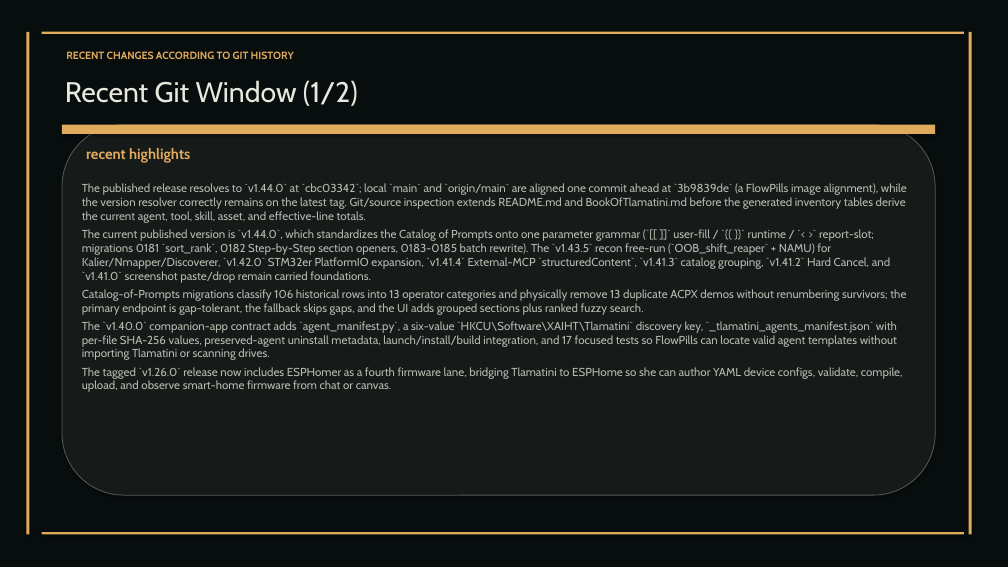
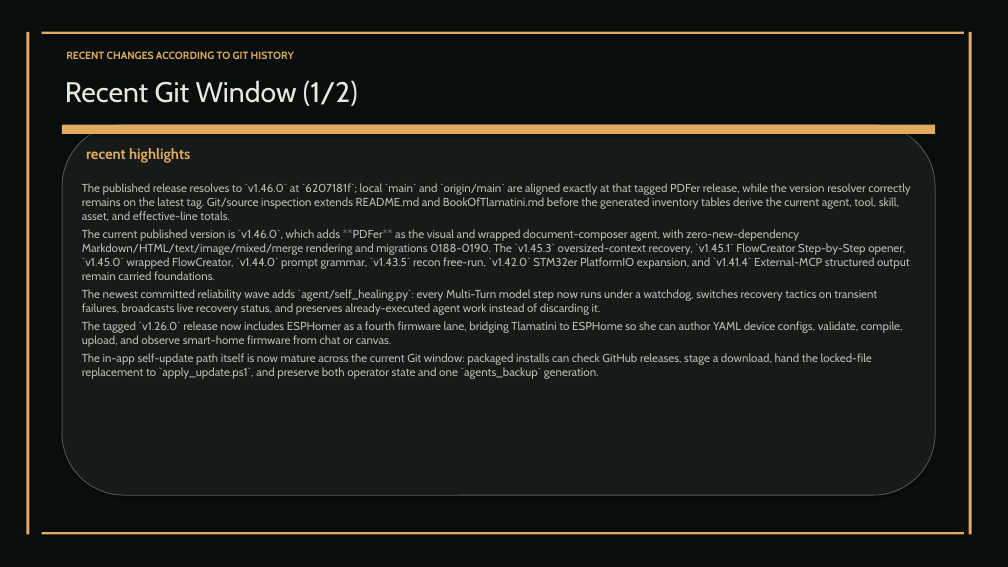
Before and after one commit to XAIHT/Tlamatini, a slide deck: slide 112 of Tlamatini_eXtended_Artificial_Intelligence_Humanly_Tempered.pptx (slide 111 before the commit). Drawn at 1008x567 pixels with LibreOffice and Linux fonts; fonts in the diff are those of the drawing. Boxes give left, top, right and bottom in pixels: in the first picture for what was removed or moved away, otherwise in the second. Text is boxed around its words. In the diff, an @@ line names an element or a change of style, - is before the commit and + after.

Commit message:
Bumping visual documentation to 1.46.0 to visual documentation, by angelahack1

```diff
--- a/Tlamatini_eXtended_Artificial_Intelligence_Humanly_Tempered.pptx
+++ b/Tlamatini_eXtended_Artificial_Intelligence_Humanly_Tempered.pptx
@@ text at <box>82,183,910,315</box>: text changed @@
-The published release resolves to `v1.44.0` at `cbc03342`; local `main` and `origin/main` are aligned one commit ahead at `3b9839de` (a FlowPills image alignment), while the version resolver correctly remains on the latest tag. Git/source inspection extends README.md and BookOfTlamatini.md before the generated inventory tables derive the current agent, tool, skill, asset, and effective-line totals.
-The current published version is `v1.44.0`, which standardizes the Catalog of Prompts onto one parameter grammar (`[[ ]]` user-fill / `{{ }}` runtime / `< >` report-slot; migrations 0181 `sort_rank`, 0182 Step-by-Step section openers, 0183-0185 batch rewrite). The `v1.43.5` recon free-run (`OOB_shift_reaper` + NAMU) for Kalier/Nmapper/Discoverer, `v1.42.0` STM32er PlatformIO expansion, `v1.41.4` External-MCP `structuredContent`, `v1.41.3` catalog grouping, `v1.41.2` Hard Cancel, and `v1.41.0` screenshot paste/drop remain carried foundations.
-Catalog-of-Prompts migrations classify 106 historical rows into 13 operator categories and physically remove 13 duplicate ACPX demos without renumbering survivors; the primary endpoint is gap-tolerant, the fallback skips gaps, and the UI adds grouped sections plus ranked fuzzy search.
-The `v1.40.0` companion-app contract adds `agent_manifest.py`, a six-value `HKCU\Software\XAIHT\Tlamatini` discovery key, `_tlamatini_agents_manifest.json` with per-file SHA-256 values, preserved-agent uninstall metadata, launch/install/build integration, and 17 focused tests so FlowPills can locate valid agent templates without importing Tlamatini or scanning drives.
+The published release resolves to `v1.46.0` at `6207181f`; local `main` and `origin/main` are aligned exactly at that tagged PDFer release, while the version resolver correctly remains on the latest tag. Git/source inspection extends README.md and BookOfTlamatini.md before the generated inventory tables derive the current agent, tool, skill, asset, and effective-line totals.
+The current published version is `v1.46.0`, which adds **PDFer** as the visual and wrapped document-composer agent, with zero-new-dependency Markdown/HTML/text/image/mixed/merge rendering and migrations 0188-0190. The `v1.45.3` oversized-context recovery, `v1.45.1` FlowCreator Step-by-Step opener, `v1.45.0` wrapped FlowCreator, `v1.44.0` prompt grammar, `v1.43.5` recon free-run, `v1.42.0` STM32er PlatformIO expansion, and `v1.41.4` External-MCP structured output remain carried foundations.
+The newest committed reliability wave adds `agent/self_healing.py`: every Multi-Turn model step now runs under a watchdog, switches recovery tactics on transient failures, broadcasts live recovery status, and preserves already-executed agent work instead of discarding it.
@@ text at <box>82,353,872,379</box>: paragraph added @@
+The in-app self-update path itself is now mature across the current Git window: packaged installs can check GitHub releases, stage a download, hand the locked-file replacement to `apply_update.ps1`, and preserve both operator state and one `agents_backup` generation.
```
Also in this commit, not shown: 50 other slides changed, 2 slides added, 3 other files.
